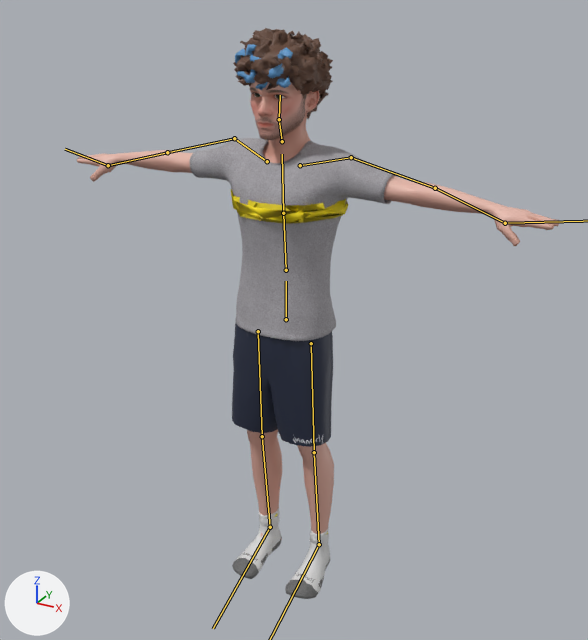
Renders of the FBX model Assets/GameJam/Characters/Jmancurly/Jmancurly_Game.fbx from each side of a commit.
Rendered twice from a 50 mm camera at (1.147, -2.002, 1.993) aimed at (0.117, -0.129, 1.056). The lights are fixed; the arrows at lower left show +X, +Y and +Z. The picture after the commit comes second. The bones that bend it are drawn over the model as lines.

In view in the first picture: 'Jman'.
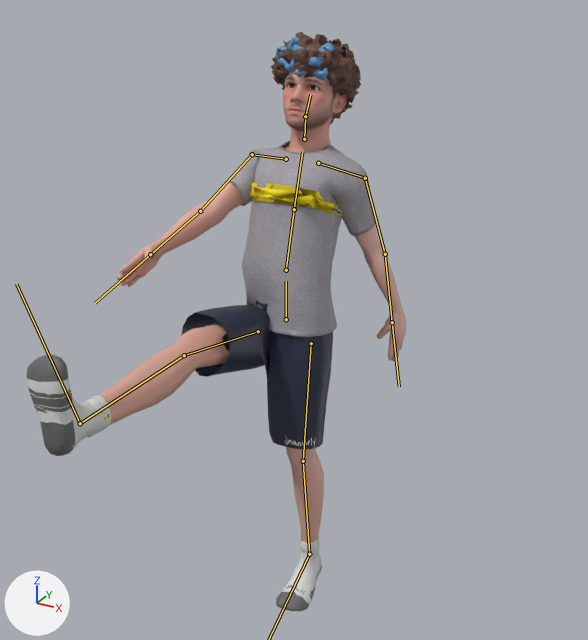
The newer file adds an action. The first version stands in its rest pose; the second is drawn at frame 24 of the action 'Armature|Armature|Armature|Armature|Armature|Kick'.

Where the change shows, as pixel boxes (x1, y1, x2, y2) in the pictures (588 x 640 px):
'Jman', posed (21% narrower)
    before: (77, 28, 560, 599)
    after: (27, 32, 406, 611)
bone 'Spine', root to tip
    before: (286, 270) to (283, 213)
    after: (286, 270) to (294, 209)
bone 'Head', root to tip
    before: (279, 119) to (280, 95)
    after: (305, 116) to (310, 94)
bone 'Shoulder.L', root to tip
    before: (300, 165) to (351, 157)
    after: (318, 163) to (365, 178)
bone 'UpperArm.L', root to tip
    before: (351, 157) to (435, 188)
    after: (365, 178) to (385, 254)
bone 'LowerArm.L', root to tip
    before: (435, 188) to (505, 223)
    after: (385, 254) to (392, 322)
bone 'Shoulder.R', root to tip
    before: (267, 161) to (234, 138)
    after: (286, 159) to (252, 154)
bone 'UpperArm.R', root to tip
    before: (234, 138) to (167, 152)
    after: (252, 154) to (200, 211)
bone 'LowerArm.R', root to tip
    before: (167, 152) to (108, 165)
    after: (200, 211) to (150, 254)
bone 'Hand.R', root to tip
    before: (108, 165) to (65, 149)
    after: (150, 254) to (95, 303)
bone 'UpperLeg.L', root to tip
    before: (311, 343) to (314, 452)
    after: (311, 343) to (303, 461)
bone 'LowerLeg.L', root to tip
    before: (314, 452) to (319, 544)
    after: (303, 461) to (309, 554)
bone 'UpperLeg.R', root to tip
    before: (258, 331) to (262, 436)
    after: (258, 331) to (184, 355)
bone 'LowerLeg.R', root to tip
    before: (262, 436) to (270, 527)
    after: (184, 355) to (80, 423)
bone 'Foot.R', root to tip
    before: (270, 527) to (213, 628)
    after: (80, 423) to (16, 284)

What the commit changed:
Bone 'Spine' (bone_spine) turns from (0, 0, 0) to (-20, 0, 0) degrees about its own x, y and z.
Bone 'Head' (bone_head) turns from (0, 0, 0) to (0, 4, 1) degrees about its own x, y and z.
Bone 'Shoulder.L' (bone_shoulder_l) turns from (0, 0, 0) to (-1, 8, -18) degrees about its own x, y and z.
Bone 'UpperArm.L' (bone_upperarm_l) turns from (0, 0, 0) to (-34, 7, -49) degrees about its own x, y and z.
Bone 'LowerArm.L' (bone_lowerarm_l) turns from (0, 0, 0) to (-6, 0, -3) degrees about its own x, y and z.
Bone 'Hand.L' (bone_hand_l) turns from (0, 0, 0) to (28, 5, -19) degrees about its own x, y and z.
Bone 'Shoulder.R' (bone_shoulder_r) turns from (0, 0, 0) to (0, -4, 19) degrees about its own x, y and z.
Bone 'UpperArm.R' (bone_upperarm_r) turns from (0, 0, 0) to (37, 6, 46) degrees about its own x, y and z.
Bone 'LowerArm.R' (bone_lowerarm_r) turns from (0, 0, 0) to (2, 0, 3) degrees about its own x, y and z.
Bone 'Hand.R' (bone_hand_r) turns from (0, 0, 0) to (19, -3, 21) degrees about its own x, y and z.
Bone 'UpperLeg.L' (bone_upperleg_l) turns from (0, 0, 0) to (9, 0, -1) degrees about its own x, y and z.
Bone 'LowerLeg.L' (bone_lowerleg_l) turns from (0, 0, 0) to (-10, 0, 1) degrees about its own x, y and z.
Bone 'Foot.L' (bone_foot_l) turns from (0, 0, 0) to (-5, 0, 0) degrees about its own x, y and z.
Bone 'UpperLeg.R' (bone_upperleg_r) turns from (0, 0, 0) to (105, 0, 1) degrees about its own x, y and z.
Bone 'LowerLeg.R' (bone_lowerleg_r) turns from (0, 0, 0) to (-8, 0, -1) degrees about its own x, y and z.
Bone 'Foot.R' (bone_foot_r) turns from (0, 0, 0) to (-2, 0, 0) degrees about its own x, y and z.
